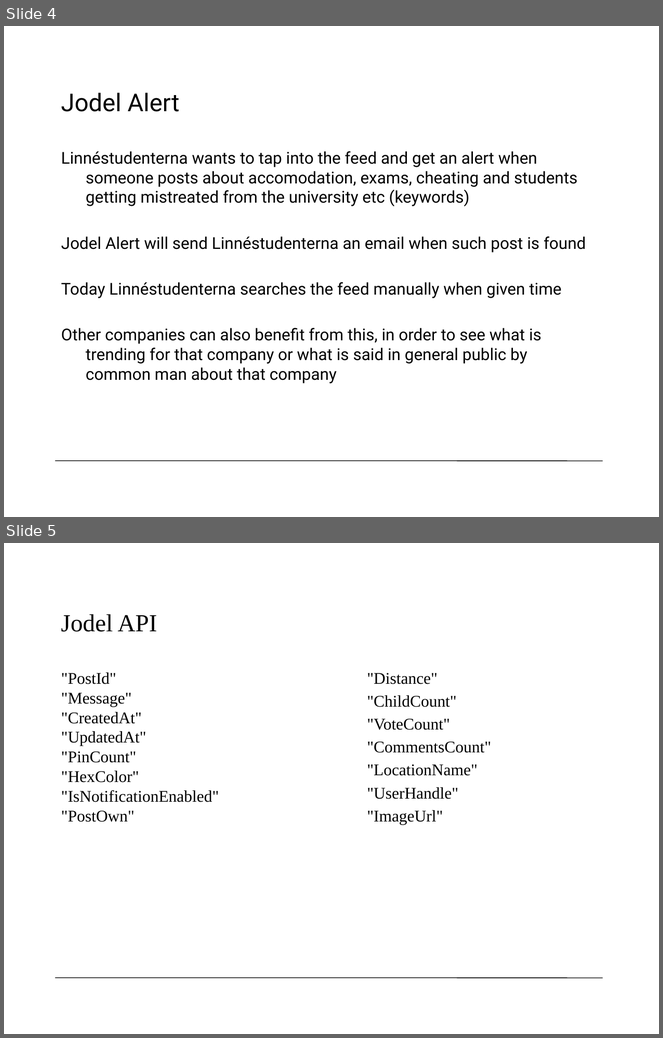
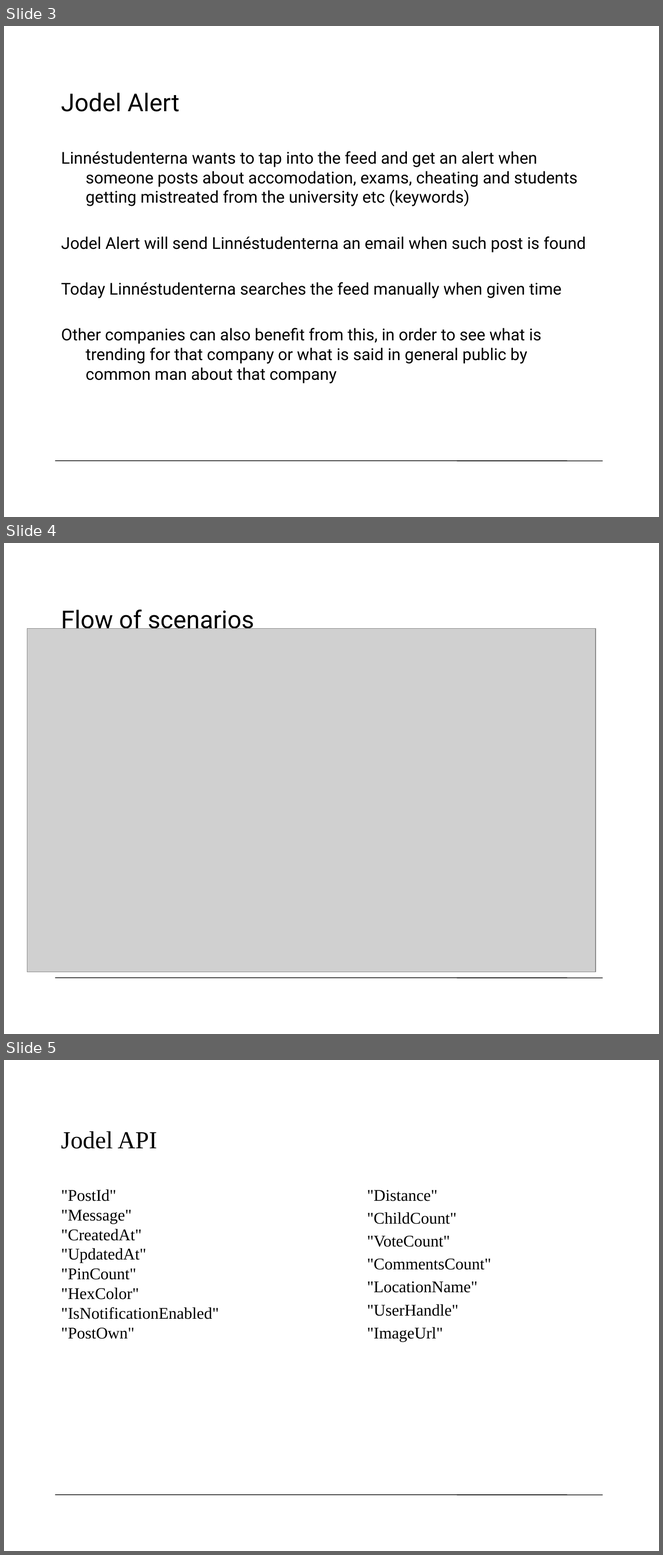
Before and after one commit to legendmcdonald/2DV603, a slide deck: JodelAlert.pptx. Shown one above the other, each under a label of ours: slides 4 and 5 before the commit, slides 3, 4 and 5 after it. The pictures are 663x1038 and 663x1555 pixels, drawn with LibreOffice and Linux fonts; fonts in the diff are those of the drawing; grey boxes stand for pictures; background and template pictures are left out. Boxes give left, top, right and bottom in pixels: in the first picture for what was removed or moved away, otherwise in the second. Text is boxed around its words. In the diff, an @@ line names an element or a change of style, - is before the commit and + after.

```diff
--- a/JodelAlert.pptx
+++ b/JodelAlert.pptx
@@ slide 4 added at bbox=[4, 543, 659, 1034], background #FFFFFF; not listed: 1 template element that a slide beside it also shows @@
@@ title added at bbox=[61, 610, 255, 634], 27 pt, text #000000 @@
+Flow of scenarios
@@ picture added at bbox=[27, 629, 596, 972] @@
@@ what was slide 4 is now slide 3 @@
```
Also in this commit, not shown: 2 slides changed, 3 other files.
